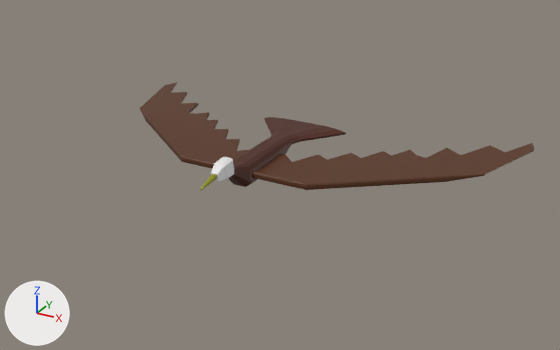
An edit to the glTF model MyProject/BaseFramework/Data/Textures/3DTexture/Enemy/Eagle/Eagle.gltf, drawn before and after from the same camera.
Before and after are seen from a camera (50 mm lens) standing at (5.86, -9.91, 4.81) and looking at (0.25, 0.28, -0.29). Lighting does not change. The marker at lower left points along +X, +Y and +Z.

Script lines for the objects in view, before the commit:
```python
me_plane = bpy.data.meshes.new('Plane')
me_plane.from_pydata(...)  # 92 vertices, 180 faces; spans x -4.05..4.05, y -1.0..1.17, z -8.09..4.46
me_plane.materials.append(mat_body)  # brown #4c1e0c
me_plane_001 = bpy.data.meshes.new('Plane.001')
me_plane_001.from_pydata(...)  # 280 vertices, 556 faces; spans x -1.0..1.0, y -1.0..85.0, z 0.0..90.8
me_plane_001.materials.append(mat_wing)  # brown #582e11
me_plane_002 = bpy.data.meshes.new('Plane.002')
me_plane_002.from_pydata(...)  # 280 vertices, 556 faces; spans x -1.0..1.0, y -1.0..85.0, z 0.0..90.8
me_plane_002.materials.append(mat_wing)  # brown #582e11
me_plane_003 = bpy.data.meshes.new('Plane.003')
me_plane_003.from_pydata(...)  # 68 vertices, 132 faces; spans x -1.0..1.0, y -2.3..1.85, z -0.02..0.26
me_plane_003.materials.append(mat_head)  # white #e7e7e7
ob_body = bpy.data.objects.new('Body', me_plane)
ob_body.location = (0.0, 0.0, 0.0)
ob_body.rotation_euler = (1.571, 0.0, 0.0)  # degrees (90, 0, 0)
ob_body.scale = (0.2, 0.2, 0.2)
ob_head = bpy.data.objects.new('Head', me_plane_003)
ob_head.location = (0.0, -1.0, 0.13)
ob_head.rotation_euler = (0.213, 0.0, 0.0)  # degrees (12, 0, 0)
ob_head.scale = (0.1, 0.1, 1.0)
ob_leftwing = bpy.data.objects.new('LeftWing', me_plane_002)
ob_leftwing.location = (-0.15, -0.48, 0.0)
ob_leftwing.rotation_euler = (0.0, -1.571, 0.0)  # degrees (0, -90, 0)
ob_leftwing.scale = (0.05, 0.04, 0.04)
ob_rightwing = bpy.data.objects.new('RightWing', me_plane_001)
ob_rightwing.location = (0.15, -0.48, 0.0)
ob_rightwing.rotation_euler = (0.0, 1.571, 0.0)  # degrees (0, 90, 0)
ob_rightwing.scale = (0.05, 0.04, 0.04)
```
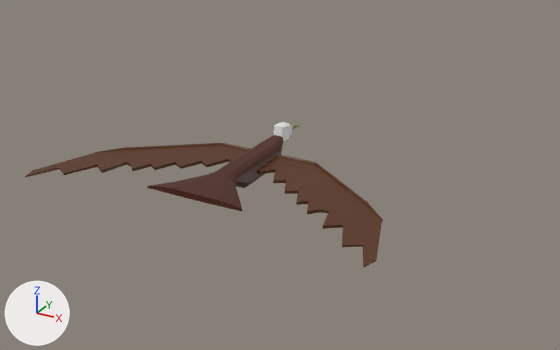
Changed parts and their boxes (x1, y1, x2, y2) in the pictures (560 x 350 px):
'RightWing', moved, turned, rescaled: before (252, 143, 534, 190); after (25, 143, 250, 177)
'LeftWing', moved, turned, rescaled: before (140, 82, 248, 169); after (257, 154, 383, 268)
'Body', moved, turned: before (228, 117, 346, 187); after (148, 135, 283, 211)
'Head', moved, turned: before (211, 157, 235, 181); after (273, 122, 293, 141)

The change in detail:
Object 'Body' (ob_body) moves from (0.0, 0.0, 0.0) to (0.0, -0.17, 0.0).
Object 'Body' (ob_body) turns from (90, 0, 0) to (90, 0, -180) degrees about x, y and z.
Object 'RightWing' (ob_rightwing) moves from (0.15, -0.48, 0.0) to (-0.15, 0.31, 0.0).
Object 'RightWing' (ob_rightwing) turns from (0, 90, 0) to (180, 90, 0) degrees about x, y and z.
Object 'RightWing' (ob_rightwing) is rescaled from (0.05, 0.04, 0.04) to (0.05, 0.03, 0.03).
Object 'LeftWing' (ob_leftwing) moves from (-0.15, -0.48, 0.0) to (0.15, 0.31, 0.0).
Object 'LeftWing' (ob_leftwing) turns from (0, -90, 0) to (-180, -90, 0) degrees about x, y and z.
Object 'LeftWing' (ob_leftwing) is rescaled from (0.05, 0.04, 0.04) to (0.05, 0.03, 0.03).
Object 'Head' (ob_head) moves from (0.0, -1.0, 0.13) to (0.0, 0.82, 0.13).
Object 'Head' (ob_head) turns from (12, 0, 0) to (12, 0, -180) degrees about x, y and z.
